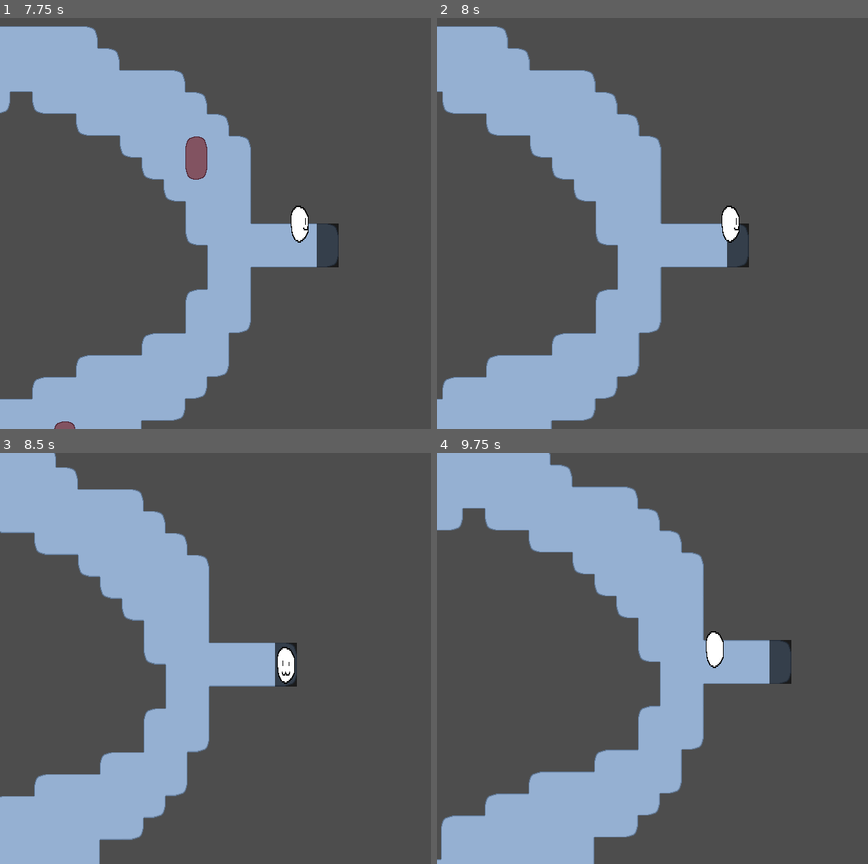
Above: before the commit, frames 1-4 (two rows, left to right).
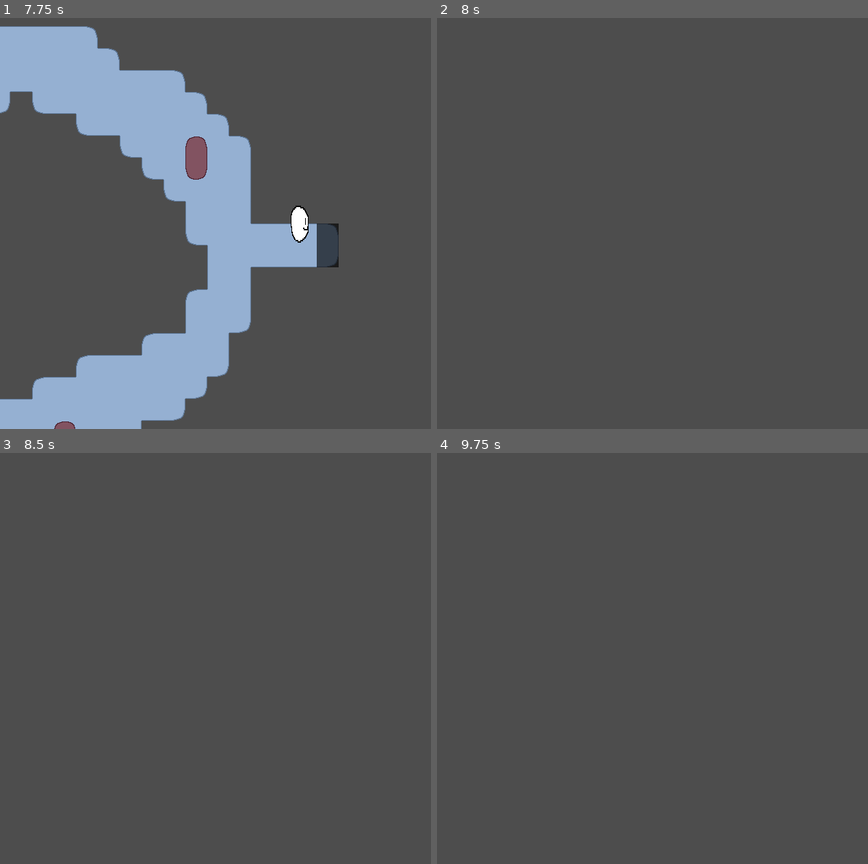
Above: after the commit, the same moments.

Repository: RubeculaBee/dream-catcher
Game: Godot game, scene res://Scenes/Gameobjects/game.tscn
Same seed, same stepped clock (60 frames per second), same inputs: the game is played once before the commit and once after it.
Inputs:
- Up to frame 1 (7.75 s): tap Enter at 0.5 s; hold Right (right) 0.53-1.28 s; hold Down (down) 1.28-2.03 s; hold Right (right) 2.03-2.78 s; hold Up (up) 2.78-3.53 s; hold Left (left) 3.53-5.03 s; hold Down (down) 5.03-5.78 s; hold Right (right) 5.78-6.53 s; hold Up (up) 6.53-7.28 s; hold Right (right) from 7.28 s (still down)
- Up to frame 2 (8 s): keep holding Right (right)
- Up to frame 3 (8.5 s): release Right (right) at 8.03 s; hold Down (down) from 8.03 s (still down)
- Up to frame 4 (9.75 s): release Down (down) at 8.78 s; hold Left (left) 8.78-9.53 s; hold Up (up) from 9.53 s (still down)

Frame 1 is identical in both runs. In frame 2, 26% of the frame differs, in the area x 0-73%, y 2-100%; in frame 3, 25%; in frame 4, 29%, in the area x 0-83%, y 0-100%.
Error after the commit: Cannot call method 'instantiate' on a null value. (res://Scripts/game_manager.gd:41)

Commit message:
reorganised game_manager.gd methods

Diff:
--- a/Scripts/game_manager.gd
+++ b/Scripts/game_manager.gd
@@ -4,24 +4,31 @@
 signal player_move_response(response: bool) ## A signal designed to tell the player whether it can move
 
 # Nodes
+var current_room: Node
 var terrain: TileMapLayer
 var player: Player
 var screen_transitions: Array
 
 func _ready() -> void:
-	player = find_child("Player")
+	current_room = get_node("Rooms").get_child(0)
+
+	player = current_room.get_node("Player")
 	player.tried_move.connect(_on_player_tried_move) # connect game_manager to player's signal
 	player_move_response.connect(Callable(player, "_on_move_response")) # connect player to game_manager's signal
 
-	terrain = find_child("Terrain Tile Map")
+	update_references()
+
+func update_references() -> void:
+	terrain = current_room.get_node("Terrain Tile Map")
 	assert(terrain != null, "Terrain not found!")
 
-	screen_transitions = find_child("Screen Transitions").get_children()
+	screen_transitions = current_room.get_node("Screen Transitions").get_children()
 	for i in screen_transitions.size():
 		for j in range(i+1, screen_transitions.size()):
 			assert(screen_transitions[i].id != screen_transitions[j].id, "Duplicate ID in screen transition triggers!")
 
 		screen_transitions[i].transition.connect(_on_transition)
+
 
 func _on_player_tried_move(tile: Vector2i) -> void:
 	var tile_data: TileData = terrain.get_cell_tile_data(tile)
@@ -30,13 +37,9 @@
 	player_move_response.emit(valid_move)
 
 func _on_transition(transition: ScreenTransition):
-	print("Entered:", transition.id)
-	var current_room: Node = get_node("Rooms").get_child(0)
-	var next_room: Node = transition.next_screen.instantiate()
+	current_room.queue_free()
+	current_room = transition.next_screen.instantiate()
+	get_node("Rooms").add_child.call_deferred(current_room)
 
-	player.reparent(next_room)
-	terrain = next_room.get_node("Terrain Tile Map")
-	screen_transitions = next_room.get_node("Screen Transitions").get_children()
-
-	current_room.add_sibling.call_deferred(next_room)
-	current_room.queue_free()
+	player.reparent(current_room)
+	update_references()
